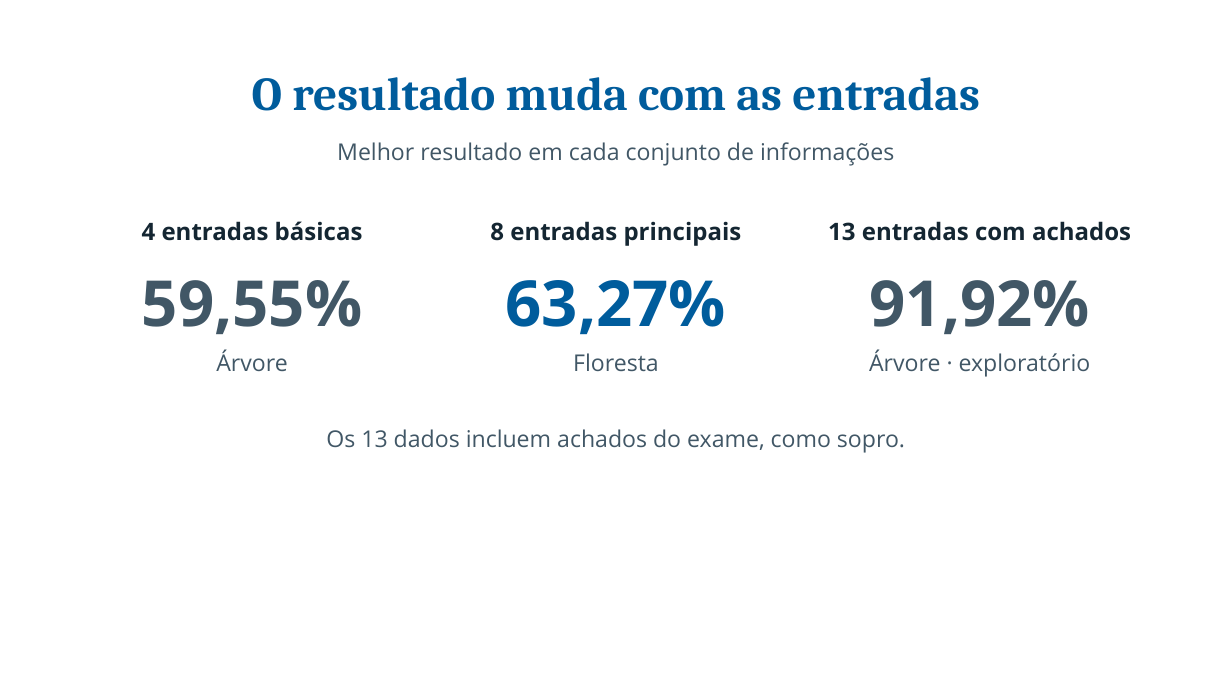
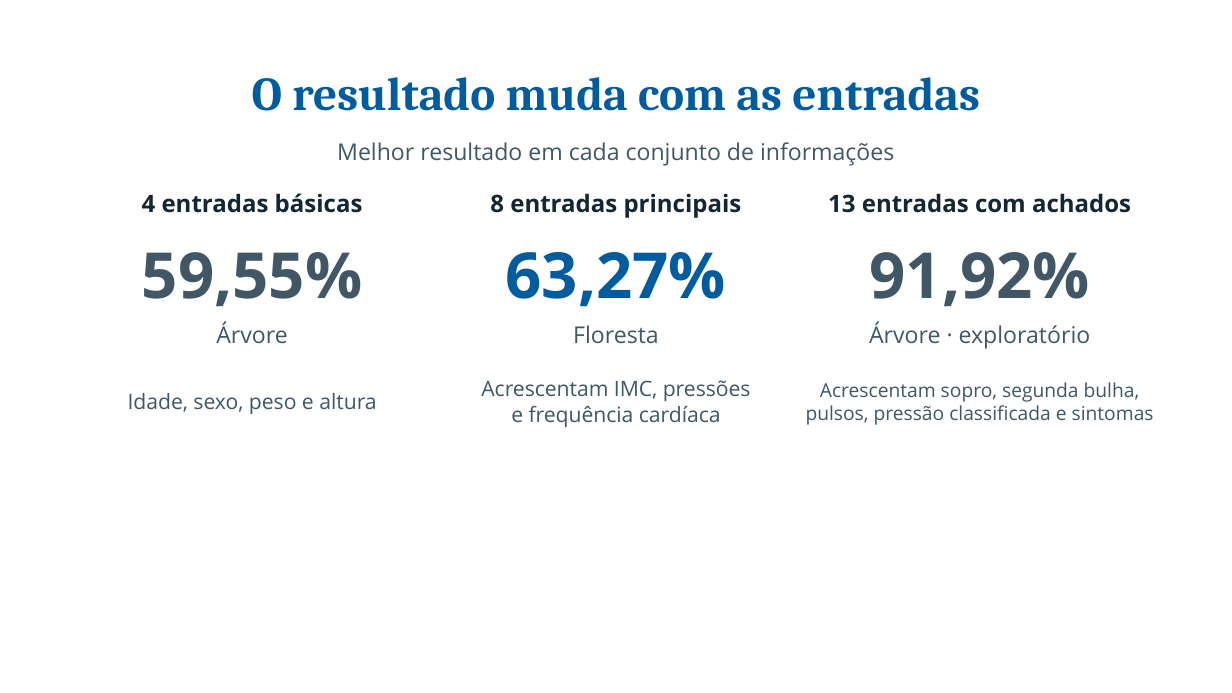
Before and after one commit to pedroafm06/Data-Mining, a slide deck: slide 13 of presentation/a2_inf/output/Apresentacao_A2_INF.pptx (slide 12 before the commit). Drawn at 1232x693 pixels with LibreOffice and Linux fonts; fonts in the diff are those of the drawing; background and template pictures are left out. Boxes give left, top, right and bottom in pixels: in the first picture for what was removed or moved away, otherwise in the second. Text is boxed around its words. In the diff, an @@ line names an element or a change of style, - is before the commit and + after.

```diff
--- a/presentation/a2_inf/output/Apresentacao_A2_INF.pptx
+++ b/presentation/a2_inf/output/Apresentacao_A2_INF.pptx
@@ 9 texts: place and size @@
-9 texts at (142, 221, 1131, 376)
+9 texts at (142, 193, 1131, 349)
@@ text added at (481, 380, 751, 427), 16.5 pt, text #415766 @@
+Acrescentam IMC, pressões
+e frequência cardíaca
@@ text added at (806, 382, 1154, 425), 15 pt, text #415766 @@
+Acrescentam sopro, segunda bulha,
+pulsos, pressão classificada e sintomas
@@ text added at (128, 393, 376, 414), 16.5 pt, text #415766 @@
+Idade, sexo, peso e altura
@@ text removed at (326, 429, 905, 453) @@
-Os 13 dados incluem achados do exame, como sopro.
```
Also in this commit, not shown: 13 other slides changed, 2 slides added, 6 other files.
